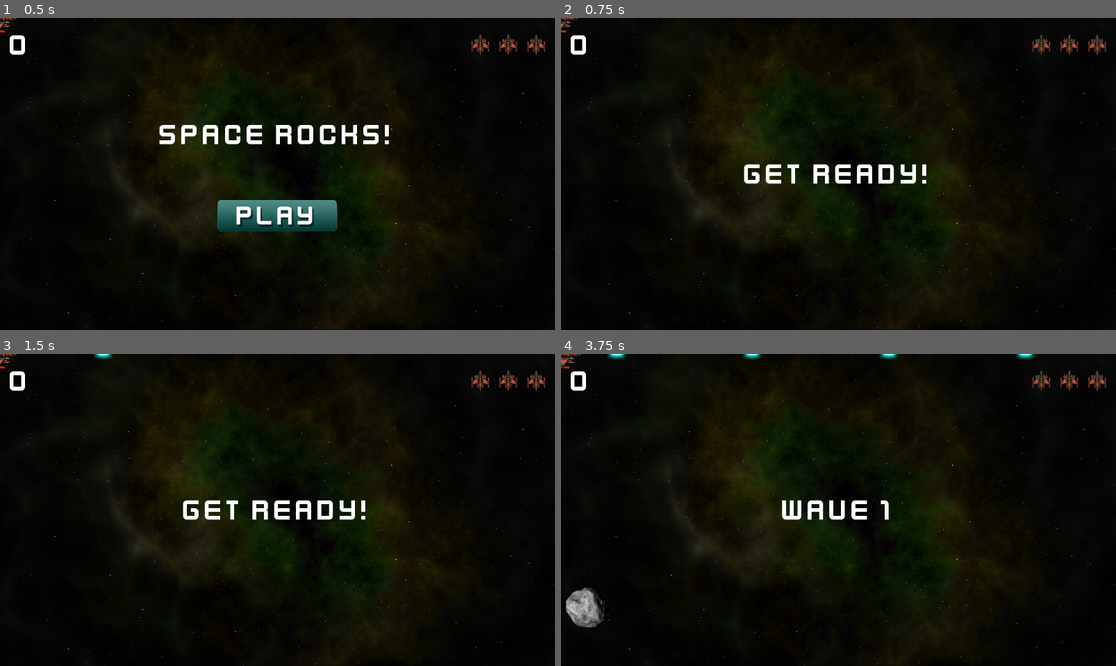
Above: before the commit, frames 1-4 (two rows, left to right).
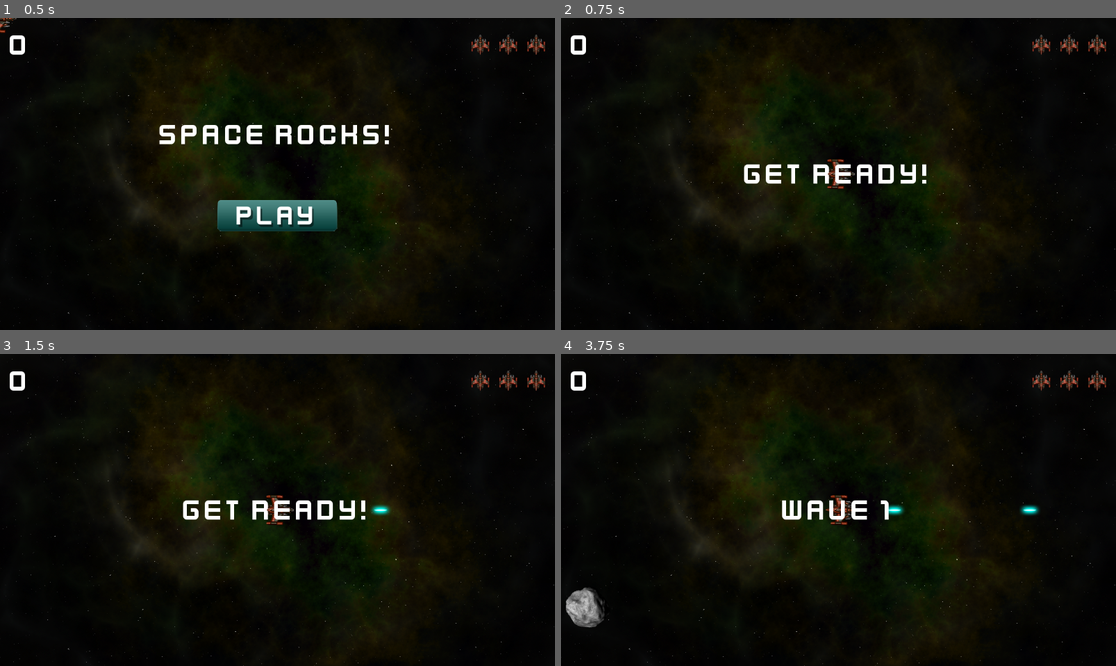
Above: after the commit, the same moments.

Repository: zenoplex/space-rocks
Game: Godot game, scene res://Main/main.tscn
Same seed, same stepped clock (60 frames per second), same inputs: the game is played once before the commit and once after it.
Inputs (mouse positions are in pixels of both pictures, inside the frame that each line leads up to):
- Up to frame 1 (0.5 s): no input
- Up to frame 2 (0.75 s): click (838, 214) at 0.5 s
- Up to frame 3 (1.5 s): tap Enter at 1.25 s; hold D (rotate_right) from 1.28 s (still down); hold Space (shoot) from 1.28 s (still down)
- Up to frame 4 (3.75 s): release D (rotate_right) at 2.03 s; release Space (shoot) at 2.03 s; hold A (rotate_left) 2.03-2.78 s; tap Space (shoot) at 2.1, 3.6 s; hold D (rotate_right) 2.78-3.53 s; hold Space (shoot) 2.78-3.53 s; hold W (thrust) from 3.53 s (still down)

Frame 1 is identical in both runs. In frame 2, 0.2% of the frame differs, in the area x 0-53%, y 0-55%; in frame 3, 0.4%; in frame 4, 0.7%, in the area x 0-87%, y 0-55%.

Commit message:
feat: Add reset player position and lives

Diff:
--- a/Main/main.gd
+++ b/Main/main.gd
@@ -30,6 +30,7 @@
 	score = 0
 	hud.update_score(score)
 	hud.show_message("Get Ready!")
+	player.reset()
 	# HUD show_message starts timer but it's not obvious from the code
 	# Maybe should emit a signal instead
 	await hud.get_node('Timer').timeout
--- a/Main/main.tscn
+++ b/Main/main.tscn
@@ -25,9 +25,6 @@
 texture = ExtResource("1_cd36w")
 
 [node name="Player" parent="." instance=ExtResource("1_hiybo")]
-fire_rate = 0.25
-engine_power = 500
-spin_power = 8000
 
 [node name="RockPath" type="Path2D" parent="."]
 curve = SubResource("Curve2D_y07wi")
--- a/player/player.gd
+++ b/player/player.gd
@@ -71,11 +71,23 @@
 	if Input.is_action_pressed("shoot") and can_shoot:
 		shoot()
 
+func reset() -> void:
+	reset_pos = true
+	lives = 3
+	$Sprite2D.show()
+	change_state(Status.ALIVE)
+
 func _physics_process(_delta: float) -> void:
 	constant_force = thrust
 	constant_torque = rotation_dir * spin_power
 
 func _integrate_forces(physics_state: PhysicsDirectBodyState2D) -> void:
+	if (reset_pos):
+		reset_pos = false
+		physics_state.transform.origin = screensize * 0.5
+		physics_state.linear_velocity = Vector2.ZERO
+		physics_state.angular_velocity = 0.0
+
 	# TODO: half_size should be cached as instance variable
 	var half_size := size / 2
 	var transform2d := physics_state.transform
--- a/player/player.tscn
+++ b/player/player.tscn
@@ -17,7 +17,6 @@
 texture = ExtResource("1_xjdd5")
 
 [node name="CollisionShape2D" type="CollisionShape2D" parent="."]
-visible = false
 shape = SubResource("CircleShape2D_vefu5")
 
 [node name="Muzzle" type="Marker2D" parent="."]
